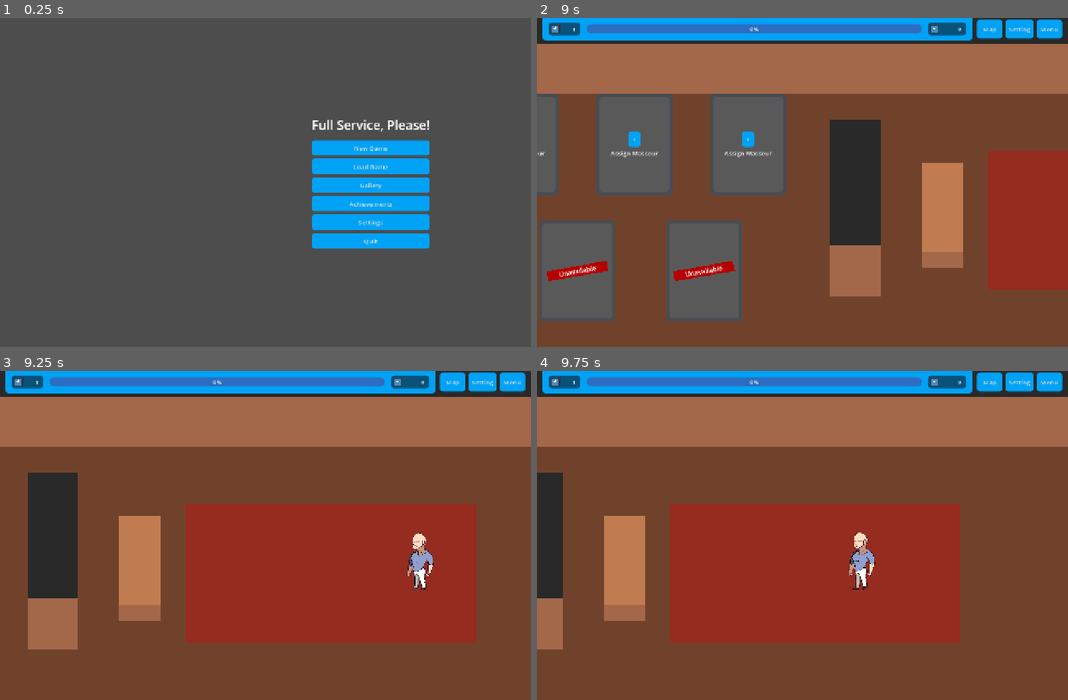
Above: before the commit, frames 1-4 (two rows, left to right).
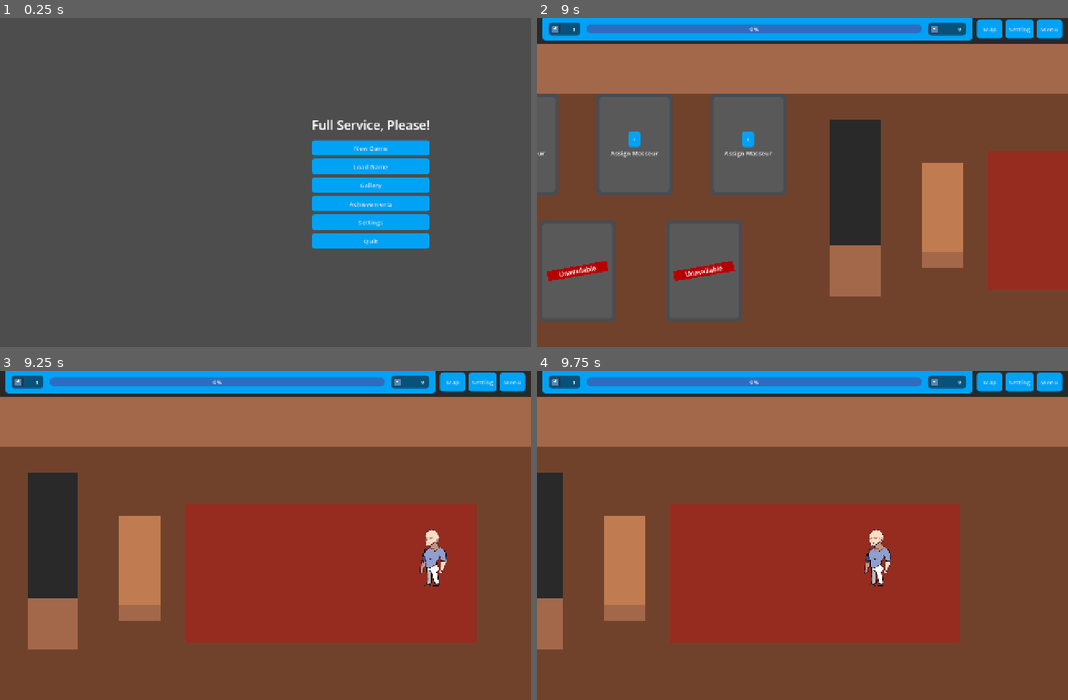
Above: after the commit, the same moments.

Repository: glitch-rain0801/full-service-please-demo
Game: Godot game, scene res://core/main.tscn
The game is run twice, just before and just after one commit, with the same random seed, the same clock (stepped at 60 frames per second) and the same inputs. The engine's default icon, where the game draws it, is replaced by a stand-in: a white triangle on a blue panel in a dark square.
Inputs (mouse positions are in pixels of both pictures, inside the frame that each line leads up to):
- Up to frame 1 (0.25 s): no input
- Up to frame 2 (9 s): click "New Game" at 0.5 s; move the mouse to (802, 162) at 1.27 s; hold D (right) 1.28-2 s; hold E (interact) 1.28-2 s; click (802, 162) at 1.42 s; click "Confirm" at 2 s; click "Map" at 2.75 s; click "Menu" at 3.5 s; click "Setting" at 4.25 s; move the mouse to (961, 231) at 5.02 s; hold D (right) 5.03-5.78 s; tap E (interact) at 5.1, 6.6, 8.85 s; move the mouse to (643, 133) at 5.77 s; hold E (interact) 5.78-6.53 s; hold A (left) 5.78-7.25 s; move the mouse to (829, 182) at 6.52 s; click (829, 182) at 6.67 s; click "+" at 7.25 s; tap Enter at 8 s; move the mouse to (722, 100) at 8.02 s; hold A (left) 8.03-8.78 s; hold E (interact) 8.03-8.78 s; tap Space at 8.75 s; move the mouse to (919, 166) at 8.77 s; hold D (right) from 8.78 s (still down)
- Up to frame 3 (9.25 s): keep holding D (right)
- Up to frame 4 (9.75 s): keep holding D (right); move the mouse to (696, 551) at 9.52 s; hold E (interact) from 9.53 s (still down); click (696, 551) at 9.67 s

Frames 1-2 are identical in both runs. In frame 3, 0.9% of the frame differs, in the area x 76-85%, y 48-67%; in frame 4, 0.9%, in the area x 58-67%, y 48-67%.
Error after the commit: Invalid access to property or key 'queue_no' on a base object of type 'Nil'. (res://gameplay/spawn/spawn_manager.gd:56)

Commit message:
fix(entities): implement client responses to queue updates

Diff:
--- a/core/main.gd
+++ b/core/main.gd
@@ -51,12 +51,20 @@
 				or not params.has("preferred_masseur")
 				or not params.has("queue_no")
 			):
-				push_error("ERROR: incomplete parameter declaration")
+				push_error("incomplete Client parameter declarations in Main")
 				return
 
 			new_scene.client_data = params["client_data"]
 			new_scene.preferred_masseur = params["preferred_masseur"]
 			new_scene.queue_no = params["queue_no"]
+
+			var game_manager: GameManager = get_current_systems_scene()
+			if game_manager is not GameManager:
+				push_error("Returned node is not of type 'GameManager' in Main")
+				return
+
+			var spawn_manager: SpawnManager = game_manager.get_spawn_manager()
+			spawn_manager.queue_updated.connect(Callable(new_scene, "_on_queue_updated"))
 		else: # ghost logic
 			current_entity_scene = new_scene
 
@@ -118,6 +126,16 @@
 func get_current_entity_scene() -> Node:
 	return current_entity_scene
 
+
+func get_entities(include_ghosts: bool = false) -> Array:
+	var entities: Array = entities_node.get_children()
+
+	for entity in entities:
+		if not include_ghosts and entity is not Client:
+			entities.erase(entity)
+
+	return entities
+
 func get_entity_size(include_ghosts: bool = false) -> float:
 	var count: float = 0.0
 	for entity in entities_node.get_children():
--- a/entities/clients/client.gd
+++ b/entities/clients/client.gd
@@ -4,6 +4,9 @@
 @export var sprite: Sprite2D
 
 const SPRITE_COORDS: Vector2 = Vector2(256.0, 416.0)
+const SPAWN_POINT: Vector2 = Vector2(1344.0, 384.0)
+
+var moving: bool = false
 
 var client_data: ClientData
 var preferred_masseur: String
@@ -13,12 +16,41 @@
 
 func _ready() -> void:
 	sprite.region_rect.position = client_data.atlas_coords * SPRITE_COORDS
-	global_position = Vector2(1344.0, 400.0)
+	global_position = SPAWN_POINT
+	moving = true
 
 	tween = create_tween()
 	tween.tween_property(
 		self,
 		"global_position",
 		queue_no,
-		5
+		_calculate_speed()
 	)
+	await tween.finished
+
+	moving = false
+
+
+func _calculate_speed() -> float:
+	var speed: float = (global_position.x - queue_no.x)/200
+	return speed
+
+
+func _on_queue_updated() -> void:
+	if tween:
+		tween.kill()
+
+	var new_xqueue_pos: float = (queue_no.x / 64) - 1.2
+	queue_no.x = new_xqueue_pos * 64
+	moving = true
+
+	tween = create_tween()
+	tween.tween_property(
+		self,
+		"global_position",
+		queue_no,
+		_calculate_speed()
+	)
+	await tween.finished
+
+	moving = false
--- a/gameplay/game_manager.gd
+++ b/gameplay/game_manager.gd
@@ -23,7 +23,7 @@
 func start_week() -> void:
 	var world_map: WorldMap = Global.main.get_current_world_scene()
 	if world_map is not WorldMap:
-		push_error("ERROR: Returned node is not of class 'WorldMap'.")
+		push_error("Returned node is not of class 'WorldMap' in GameManager")
 		return
 
 	var service_area: ServiceArea = world_map.get_service_area()
@@ -47,3 +47,7 @@
 func end_shift() -> void:
 	await get_tree().create_timer(5).timeout
 	pass
+
+
+func get_spawn_manager() -> SpawnManager:
+	return spawn_manager
--- a/gameplay/spawn/spawn_manager.gd
+++ b/gameplay/spawn/spawn_manager.gd
@@ -1,5 +1,7 @@
 extends Node
 class_name SpawnManager
+
+signal queue_updated
 
 const QUEUE_START_COORDS: Vector2 = Vector2(4.2, 6)
 const GRID_SIZE: Vector2 = Vector2(64.0, 64.0)
@@ -36,6 +38,30 @@
 	for i in range(number):
 		spawn_random(1)
 		await get_tree().create_timer(5).timeout
+
+
+func _unhandled_input(event: InputEvent) -> void:
+	if event.is_action_pressed("interact"):
+		var world_map: WorldMap = Global.main.get_current_world_scene()
+		if world_map is not WorldMap:
+			push_error("Returned node is not of class 'WorldMap' in SpawnManager")
+			return
+
+		if world_map.get_map_coords_key() != "lounge_area":
+			return
+
+		var entities: Array = Global.main.get_entities()
+		var entity: Client = entities.front()
+
+		if entity.queue_no == QUEUE_START_COORDS * GRID_SIZE:
+			print("Entity: " + str(entity))
+			print("queue_no: " + str(entity.queue_no))
+			print("is_moving? " + str(entity.moving))
+			if entity.moving:
+				return
+			entity.queue_free()
+
+		queue_updated.emit()
 
 
 func _set_client_pool(include_special: bool) -> Array:
